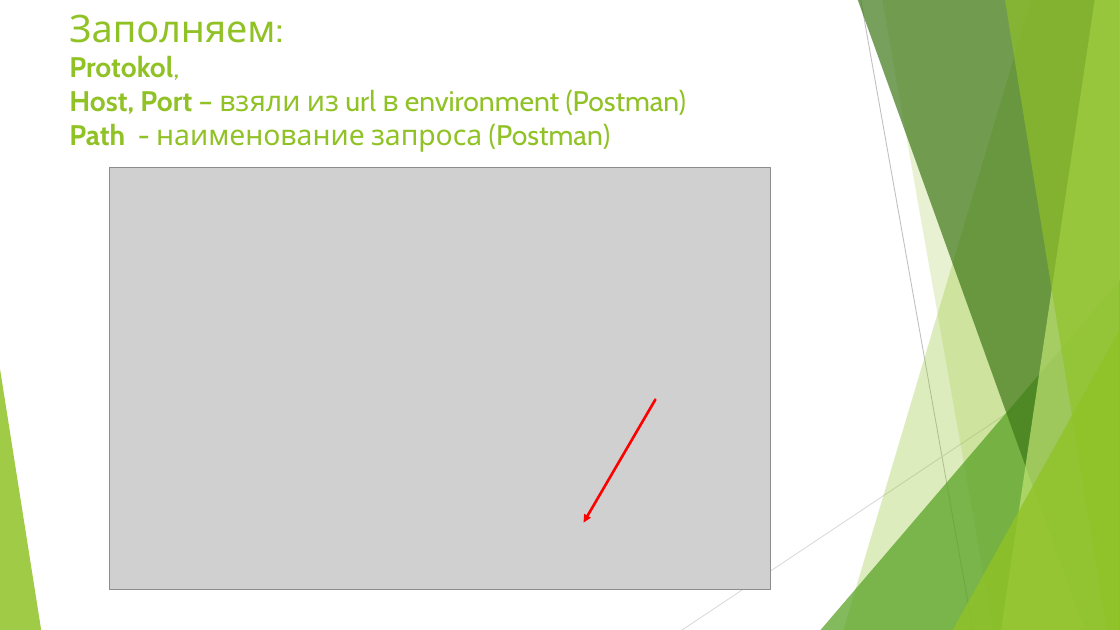
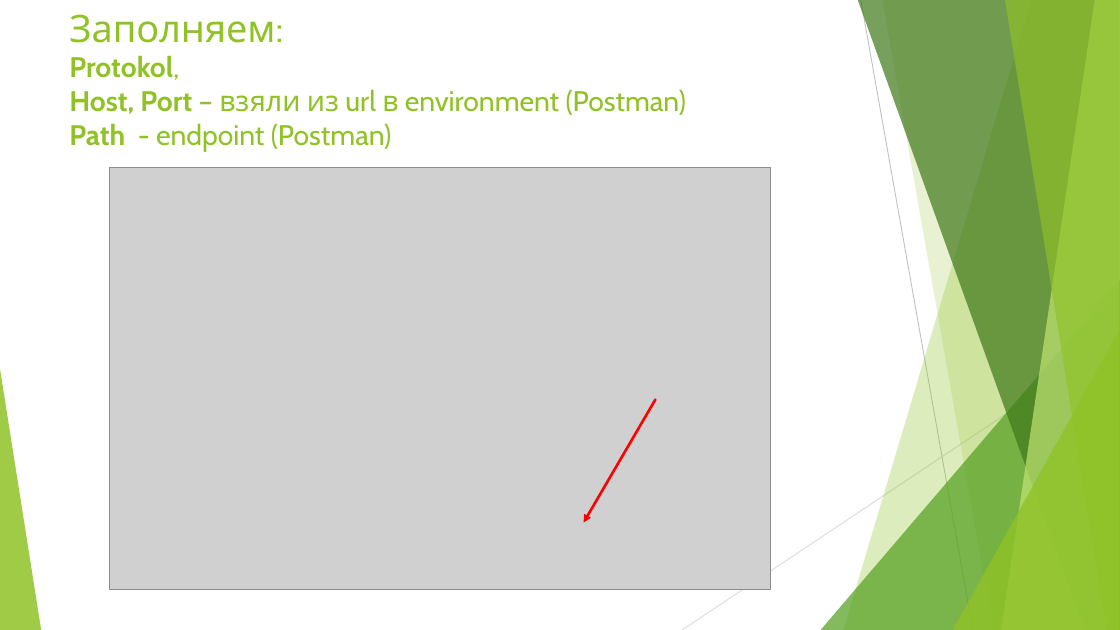
Before and after one commit to IrKoshel/Charles_Fiddler, a slide deck: slide 12 of My_Task_1_Charles_rewrite_modification.pptx. Drawn at 1120x630 pixels with LibreOffice and Linux fonts; fonts in the diff are those of the drawing; grey boxes stand for pictures. Boxes give left, top, right and bottom in pixels: in the first picture for what was removed or moved away, otherwise in the second. Text is boxed around its words. In the diff, an @@ line names an element or a change of style, - is before the commit and + after.

Commit message:
update file

```diff
--- a/My_Task_1_Charles_rewrite_modification.pptx
+++ b/My_Task_1_Charles_rewrite_modification.pptx
@@ title at <box>69,14,686,152</box>: text changed @@
-Заполняем:
-Protokol,
-Host, Port – взяли из url в environment (Postman)
-Path - наименование запроса (Postman)
+Заполняем:
+Protokol,
+Host, Port – взяли из url в environment (Postman)
+Path - endpoint (Postman)
```
